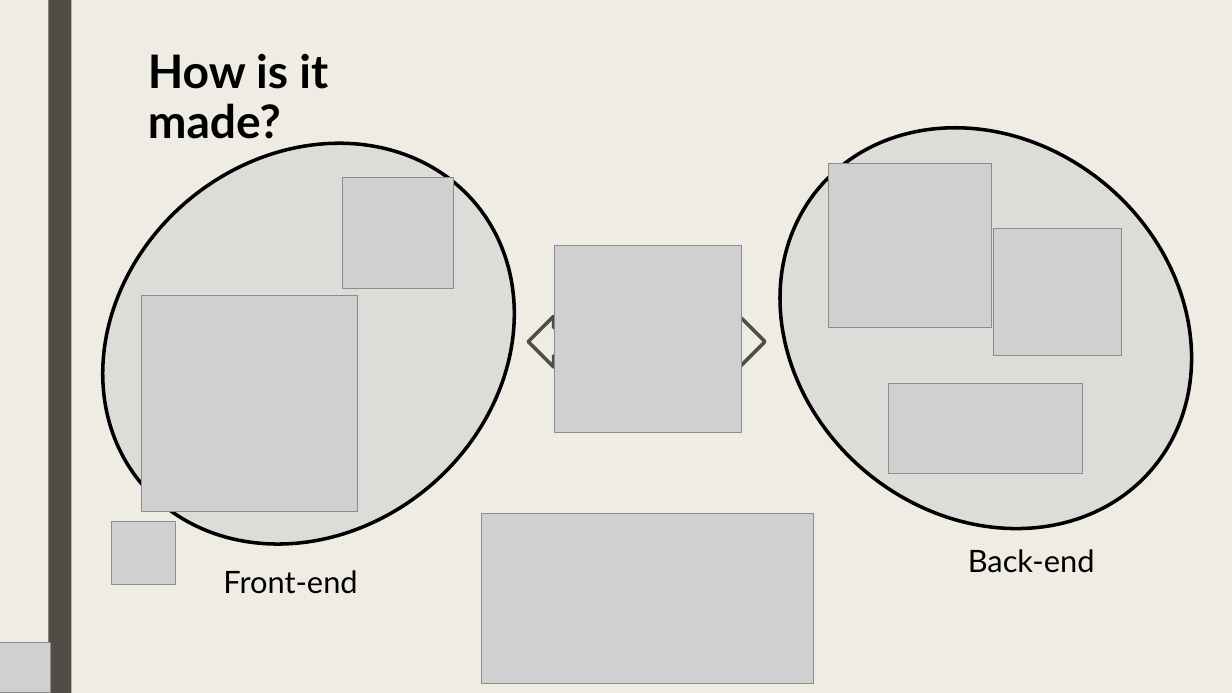
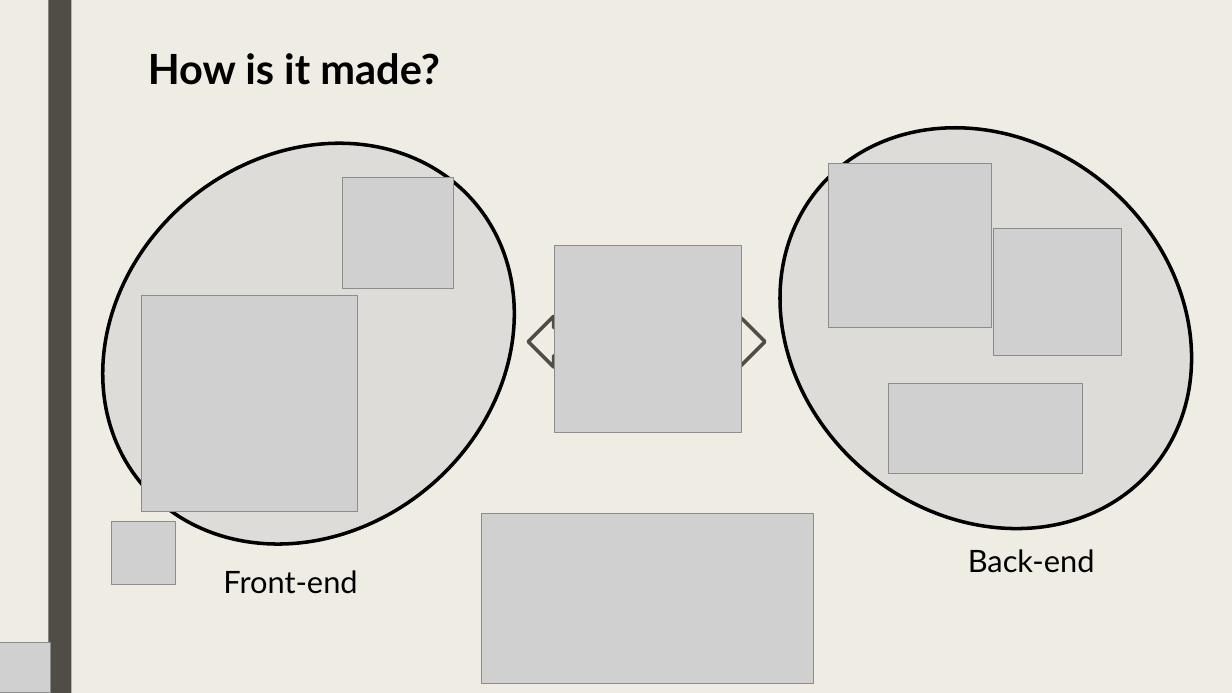
Before and after one commit to lt-scuolalavoro/suit, a slide deck: slide 4 of resources/EN - Suit Database + Backup Slides.pptx. Drawn at 1232x693 pixels with LibreOffice and Linux fonts; fonts in the diff are those of the drawing; grey boxes stand for pictures. Boxes give left, top, right and bottom in pixels: in the first picture for what was removed or moved away, otherwise in the second. Text is boxed around its words. In the diff, an @@ line names an element or a change of style, - is before the commit and + after.

```diff
--- a/resources/EN - Suit Database + Backup Slides.pptx
+++ b/resources/EN - Suit Database + Backup Slides.pptx
@@ title "How is it made?" at box(148, 53, 440, 85): size 36 to 32.4 pt @@
```
Also in this commit, not shown: 2 other slides changed.
